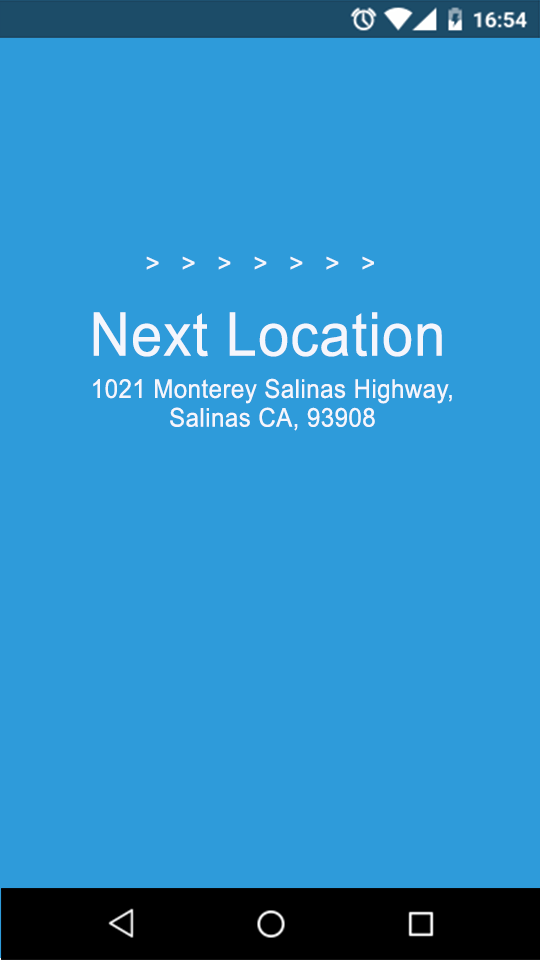
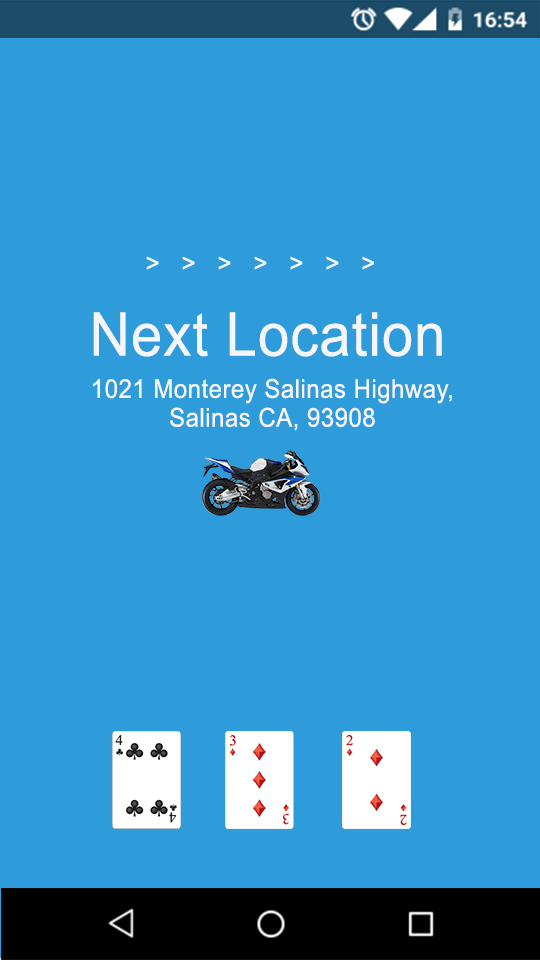
Two versions of the same layered image (540×960). Layer-by-layer changes:
added layer "blue" above "4s" over <box>202,450,321,516</box>
added layer "4s" above "3d" over <box>112,731,181,829</box>
added layer "3d" above "2d" over <box>225,731,294,829</box>
added layer "2d" above "> > > > > > >" over <box>342,731,411,829</box>
